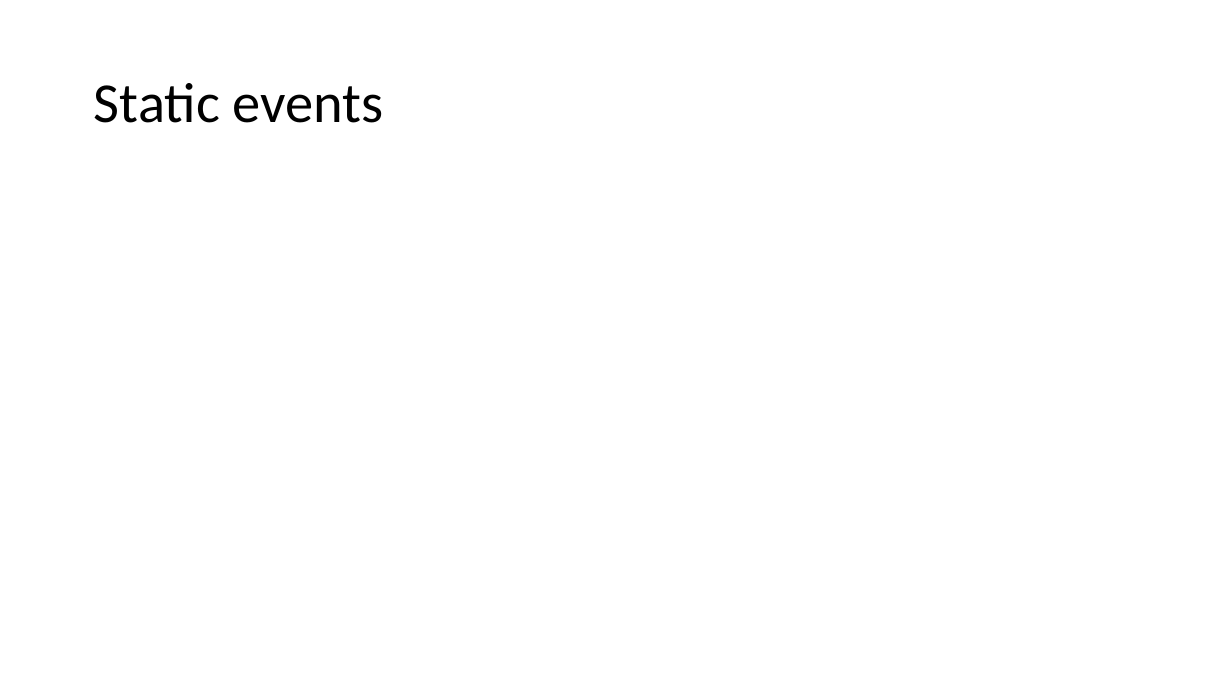
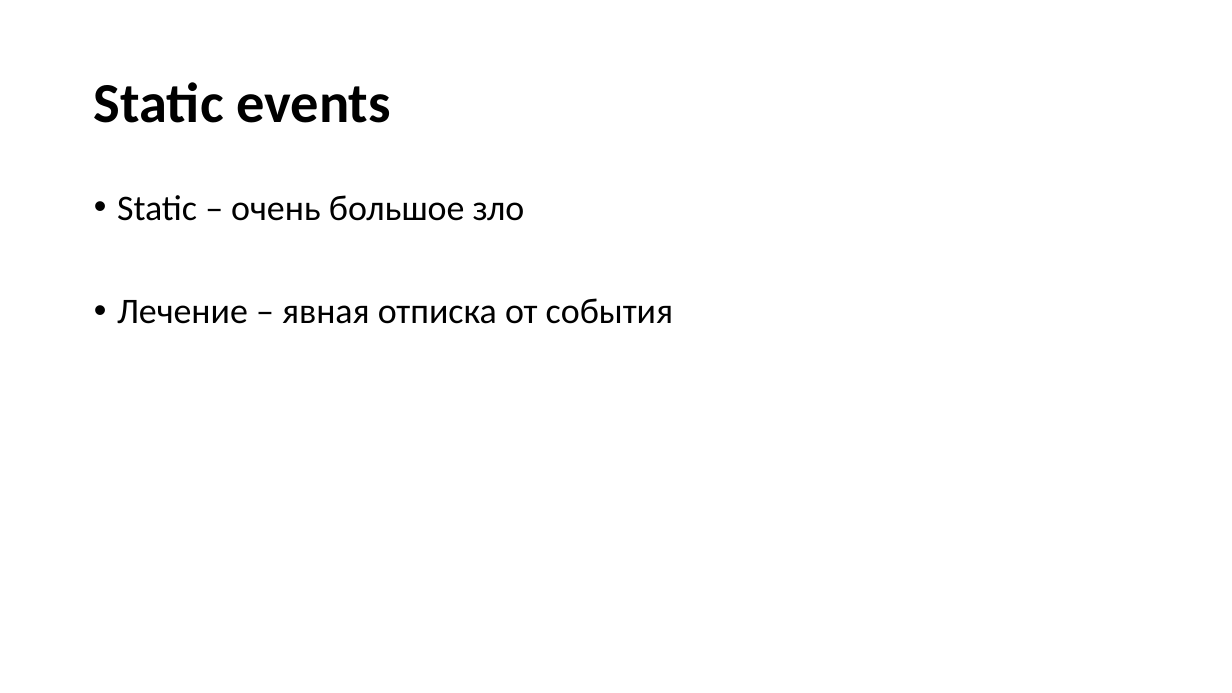
Before and after one commit to Talrandel/MemoryLeak, a slide deck: slide 13 of Утечки памяти.pptx (slide 10 before the commit). Drawn at 1232x693 pixels with LibreOffice and Linux fonts; fonts in the diff are those of the drawing. Boxes give left, top, right and bottom in pixels: in the first picture for what was removed or moved away, otherwise in the second. Text is boxed around its words. In the diff, an @@ line names an element or a change of style, - is before the commit and + after.

```diff
--- a/Утечки памяти.pptx
+++ b/Утечки памяти.pptx
@@ title "Static events" at box(94, 82, 391, 123): bold on @@
@@ text added at box(117, 195, 673, 324), 28 pt, text #000000 @@
+• Static – очень большое зло
+• Лечение – явная отписка от события
```
Also in this commit, not shown: 16 other slides changed, 3 slides added, 1 slide removed.
